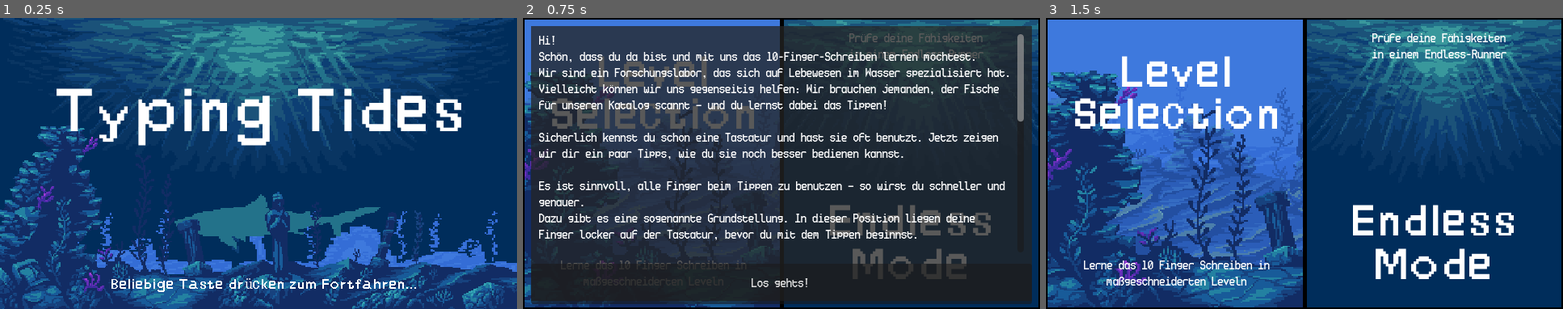
Above: before the commit, frames 1-3 (left to right).
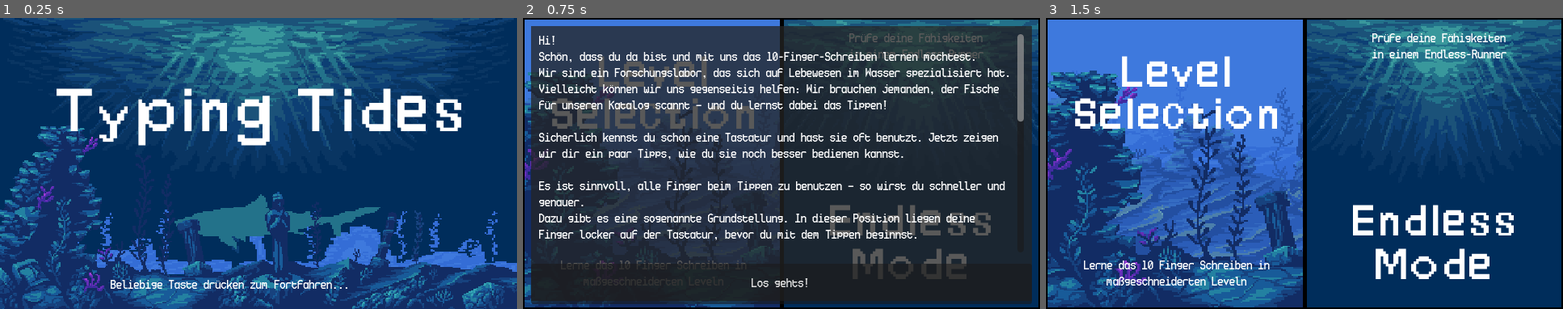
Above: after the commit, the same moments.

Repository: lehmius/typing-tides
Game: Godot game, scene res://scenes/game.tscn
Two runs of this game, one before a commit and one after it. Both use one fixed random seed, a clock stepped at 60 frames per second and the inputs below. The engine's default icon, where the game draws it, is replaced by a stand-in: a white triangle on a blue panel in a dark square.
Inputs (mouse positions are in pixels of both pictures, inside the frame that each line leads up to):
- Up to frame 1 (0.25 s): no input
- Up to frame 2 (0.75 s): tap Enter at 0.5 s; move the mouse to (895, 148) at 0.52 s; click (895, 148) at 0.67 s
- Up to frame 3 (1.5 s): click "Los gehts!" at 1.25 s

The runs differ from the first frame. In frame 1, 0.9% of the frame differs, in the area x 21-81%, y 89-95%; in frame 2, nothing differs; in frame 3, nothing differs.

Commit message:
Removed font override on splash screen.

Diff:
--- a/scenes/welcome_splash_screen.tscn
+++ b/scenes/welcome_splash_screen.tscn
@@ -1,8 +1,7 @@
-[gd_scene load_steps=4 format=3 uid="uid://cl45prb5ljsbi"]
+[gd_scene load_steps=3 format=3 uid="uid://cl45prb5ljsbi"]
 
 [ext_resource type="Script" uid="uid://cfuvcmt8xppd2" path="res://scripts/welcome_splash_screen.gd" id="1_3bcu8"]
 [ext_resource type="Texture2D" uid="uid://c5pccn7p2pn4l" path="res://assets/levels/menu_screens/titlescreen.png" id="1_hrhfa"]
-[ext_resource type="FontFile" uid="uid://84a50x0xbb02" path="res://assets/fonts/Pixelscapes.ttf" id="2_dsv03"]
 
 [node name="WelcomeSplashScreen" type="Control"]
 layout_mode = 3
@@ -25,5 +24,4 @@
 offset_top = 322.0
 offset_right = 517.0
 offset_bottom = 345.0
-theme_override_fonts/font = ExtResource("2_dsv03")
 text = "Beliebige Taste drücken zum Fortfahren..."
